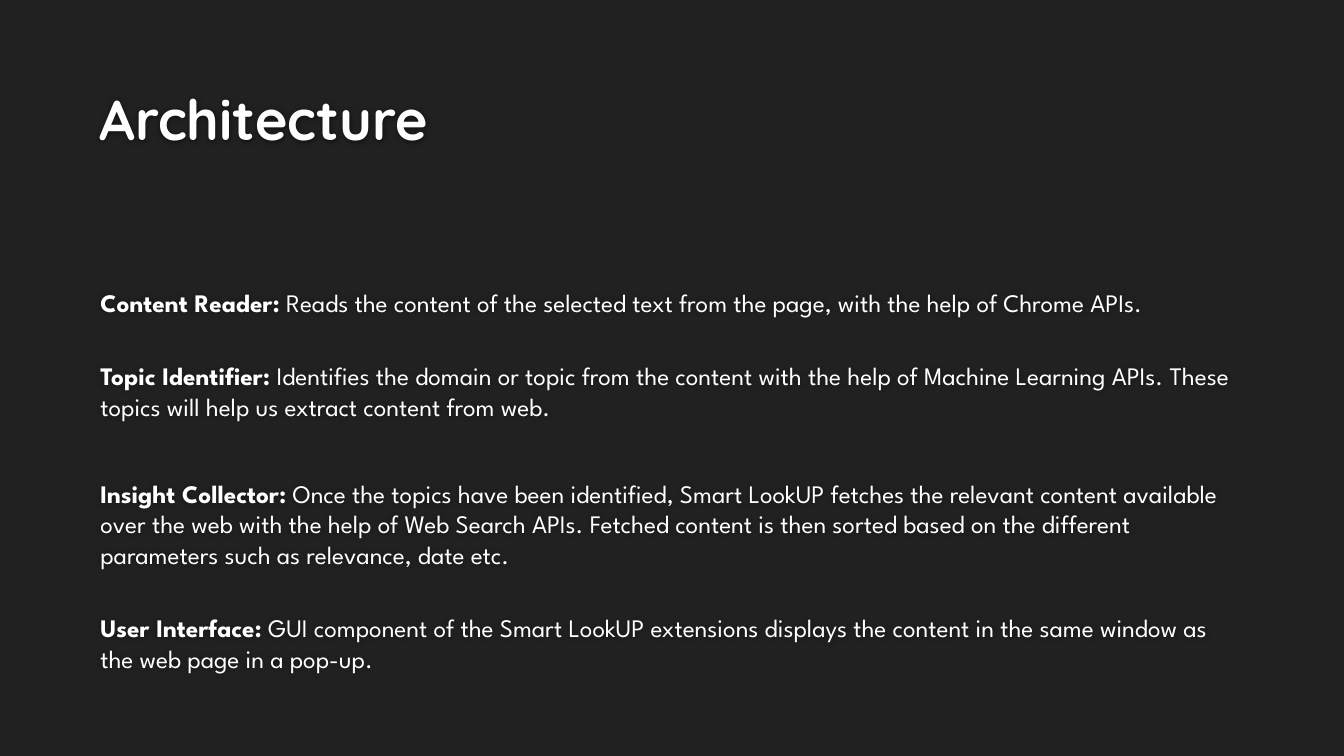
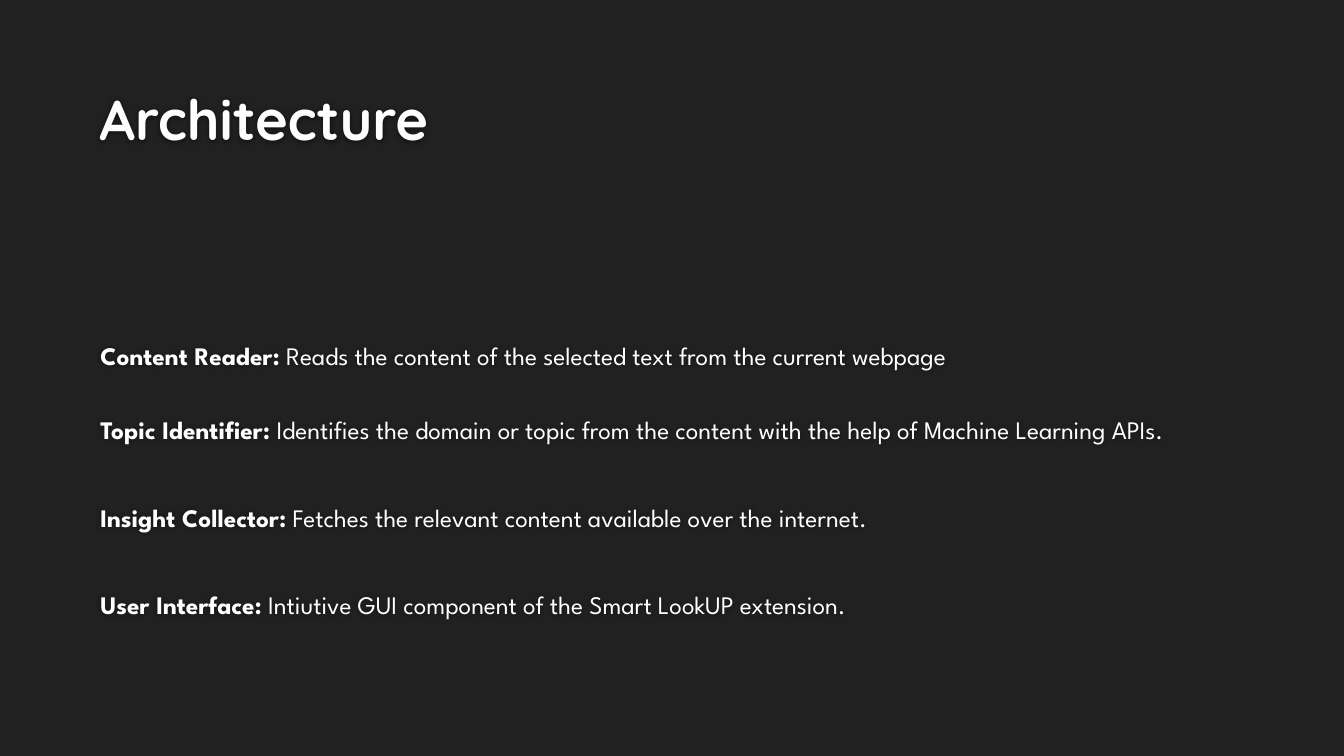
Before and after one commit to Pranshu258/SmartLookup, a slide deck: slide 5 of Documents/Smart LookUP.pptx (slide 4 before the commit). Drawn at 1344x756 pixels with LibreOffice and Linux fonts; fonts in the diff are those of the drawing; background and template pictures are left out. Boxes give left, top, right and bottom in pixels: in the first picture for what was removed or moved away, otherwise in the second. Text is boxed around its words. In the diff, an @@ line names an element or a change of style, - is before the commit and + after.

Commit message:
Edited Slides

```diff
--- a/Documents/Smart LookUP.pptx
+++ b/Documents/Smart LookUP.pptx
@@ text at (100, 347, 1164, 620): text changed @@
-Content Reader: Reads the content of the selected text from the page, with the help of Chrome APIs.
-Topic Identifier: Identifies the domain or topic from the content with the help of Machine Learning APIs. These topics will help us extract content from web.
-Insight Collector: Once the topics have been identified, Smart LookUP fetches the relevant content available over the web with the help of Web Search APIs. Fetched content is then sorted based on the different parameters such as relevance, date etc.
-User Interface: GUI component of the Smart LookUP extensions displays the content in the same window as the web page in a pop-up.
+Content Reader: Reads the content of the selected text from the current webpage
+Topic Identifier: Identifies the domain or topic from the content with the help of Machine Learning APIs.
+Insight Collector: Fetches the relevant content available over the internet.
+User Interface: Intiutive GUI component of the Smart LookUP extension.
```
Also in this commit, not shown: 1 other slide changed, 1 slide added, 4 other files.
